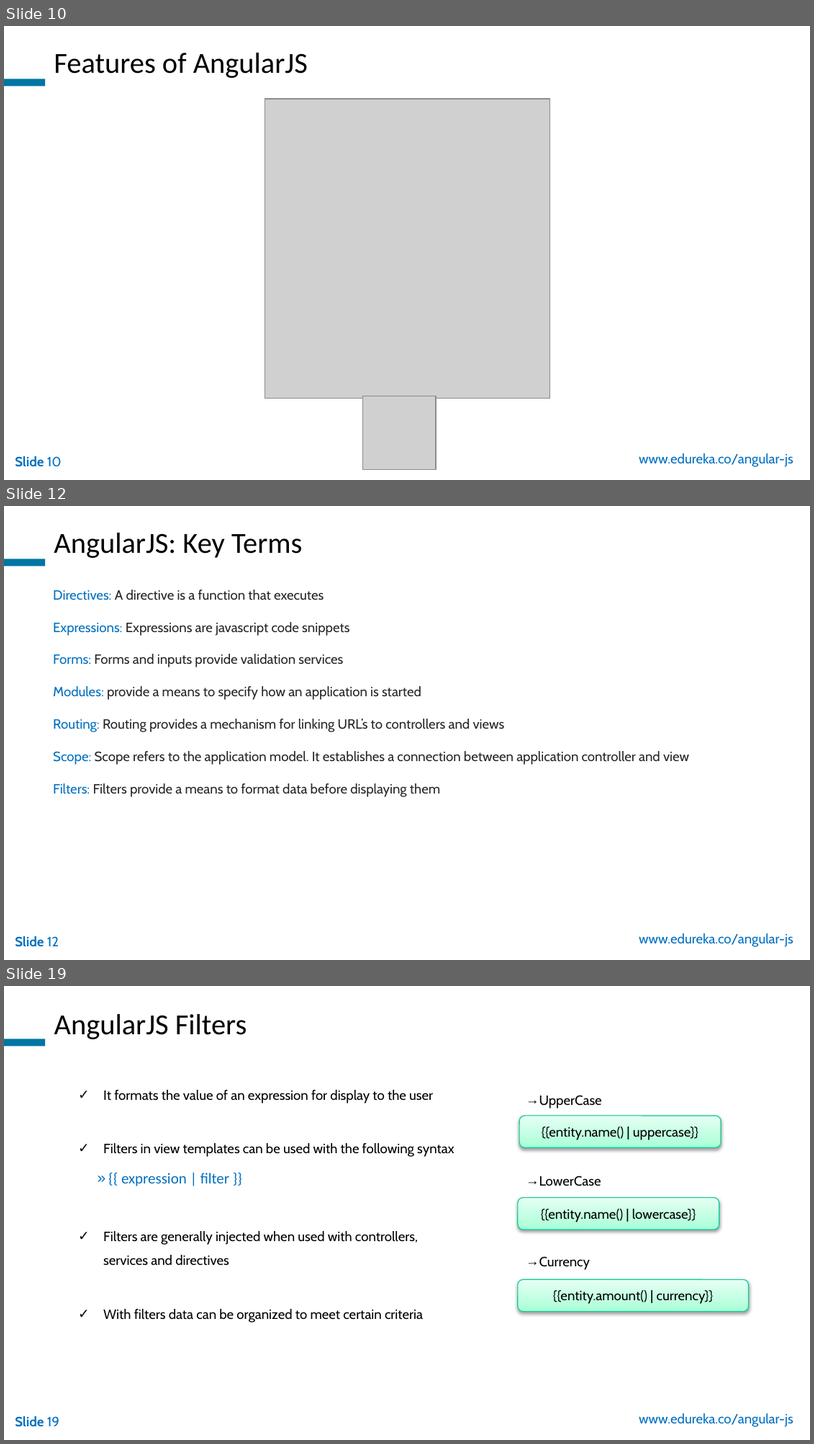
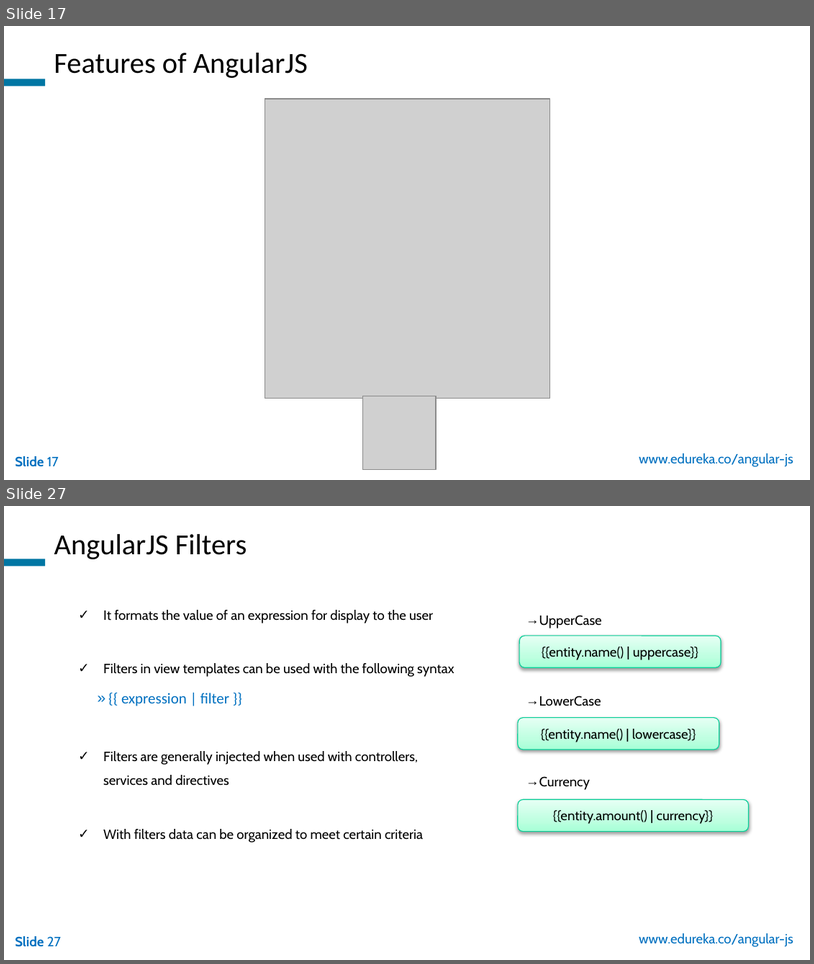
Before and after one commit to Donaldvan/devops-tools, a slide deck: TechBU/AngularJS/Getting Started With AngularJS/AngularJS_WP_21Oct.pptx. Shown one above the other, each under a label of ours: slides 10, 12 and 19 before the commit, slides 17 and 27 after it; the slides between them are not shown. The pictures are 814x1444 and 814x964 pixels, drawn with LibreOffice and Linux fonts; fonts in the diff are those of the drawing; grey boxes stand for pictures; background and template pictures are left out. Boxes give left, top, right and bottom in pixels: in the first picture for what was removed or moved away, otherwise in the second. Text is boxed around its words. In the diff, an @@ line names an element or a change of style, - is before the commit and + after.

Commit message:
Angular Webinar

```diff
--- a/TechBU/AngularJS/Getting Started With AngularJS/AngularJS_WP_21Oct.pptx
+++ b/TechBU/AngularJS/Getting Started With AngularJS/AngularJS_WP_21Oct.pptx
@@ slide 12 removed at [4, 506, 810, 960], background picture (left out); not listed: 3 template elements that a slide beside it also shows @@
@@ text removed at [54, 533, 302, 558] @@
-AngularJS: Key Terms
@@ text removed at [53, 590, 689, 797] @@
-Directives: A directive is a function that executes
-Expressions: Expressions are javascript code snippets
-Forms: Forms and inputs provide validation services
-Modules: provide a means to specify how an application is started
-Routing: Routing provides a mechanism for linking URL’s to controllers and views
-Scope: Scope refers to the application model. It establishes a connection between application controller and view
-Filters: Filters provide a means to format data before displaying them
@@ what was slide 10 is now slide 17 @@
@@ page number at [15, 456, 59, 467]: text changed @@
-Slide 10
+Slide 17
@@ what was slide 19 is now slide 27 @@
@@ page number at [15, 936, 61, 947]: text changed @@
-Slide 19
+Slide 27
```
Also in this commit, not shown: 10 slides changed, 12 slides added, 3 other slides removed.
